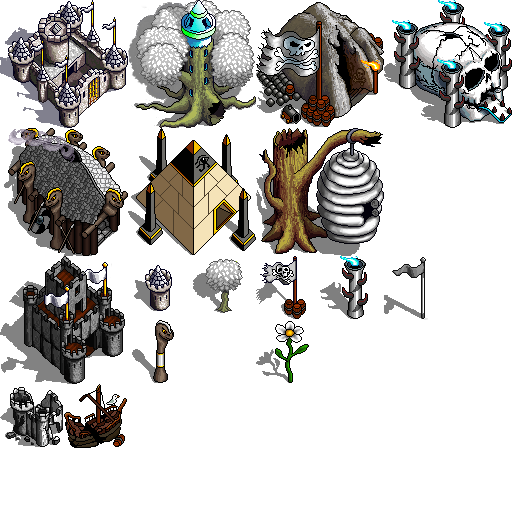
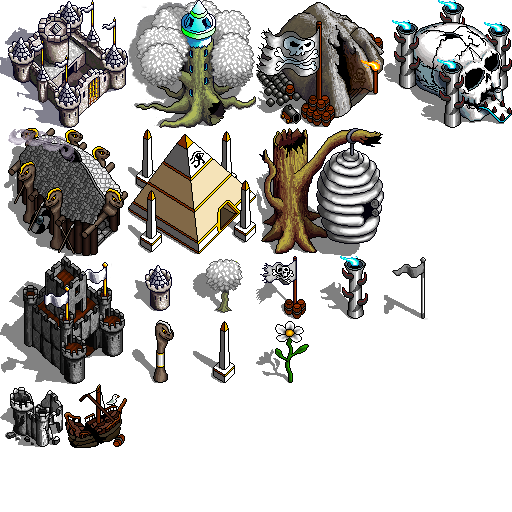
Two versions of the same layered image (512x512). Layer-by-layer changes:
painted on "Colour" over [129, 129, 255, 382]
painted on "Detail" over [128, 128, 256, 383]
painted on "Shadow" over [128, 156, 245, 383]
